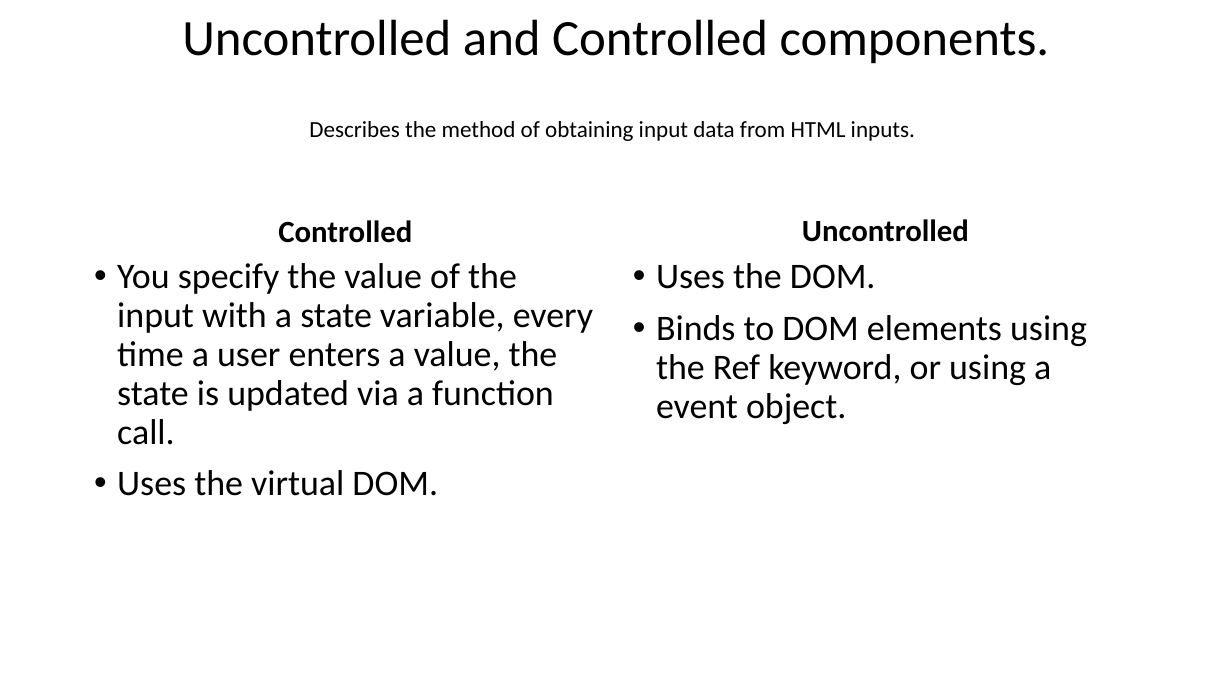
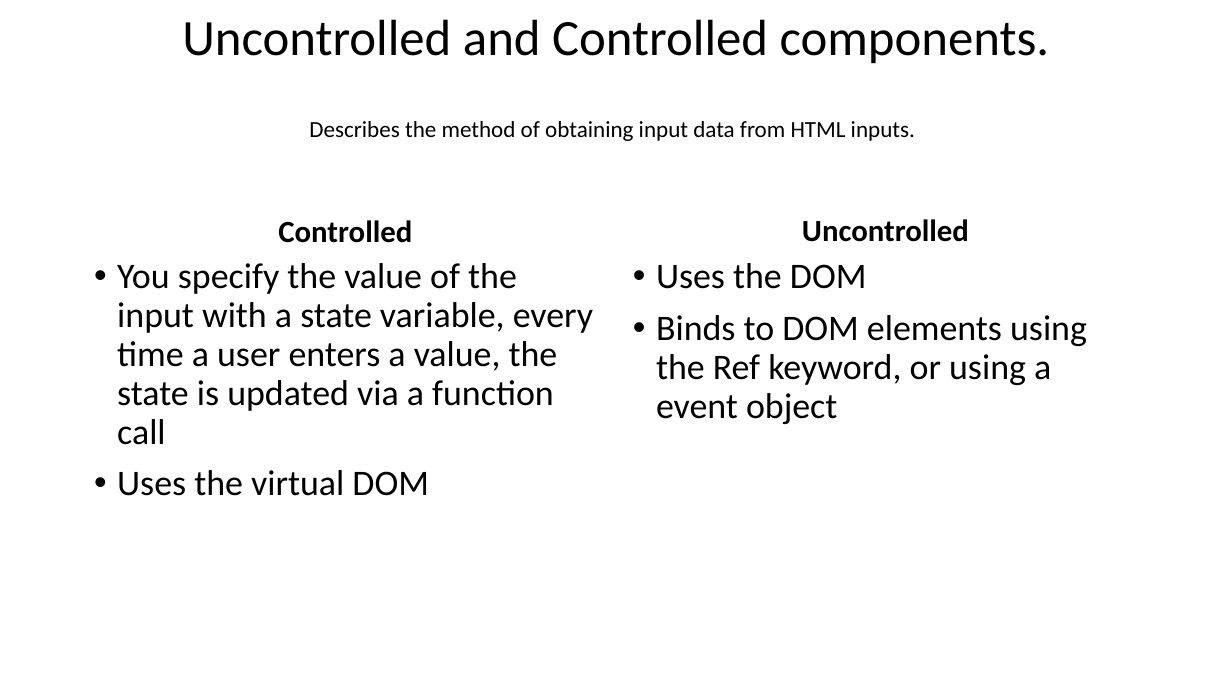
Before and after one commit to MarkSchemmer/Mark-Tyson, a slide deck: slide 9 of PowerPoint/React.pptx (slide 10 before the commit). Drawn at 1232x693 pixels with LibreOffice and Linux fonts; fonts in the diff are those of the drawing. Boxes give left, top, right and bottom in pixels: in the first picture for what was removed or moved away, otherwise in the second. Text is boxed around its words. In the diff, an @@ line names an element or a change of style, - is before the commit and + after.

```diff
--- a/PowerPoint/React.pptx
+++ b/PowerPoint/React.pptx
@@ text at (117, 263, 593, 496): text changed @@
-• You specify the value of the input with a state variable, every time a user enters a value, the state is updated via a function call.
-• Uses the virtual DOM.
+• You specify the value of the input with a state variable, every time a user enters a value, the state is updated via a function call
+• Uses the virtual DOM
@@ text at (656, 263, 1087, 424): text changed @@
-• Uses the DOM.
-• Binds to DOM elements using the Ref keyword, or using a event object.
+• Uses the DOM
+• Binds to DOM elements using the Ref keyword, or using a event object
```
Also in this commit, not shown: 4 other slides changed, 3 slides added, 2 slides removed, 4 other files.
